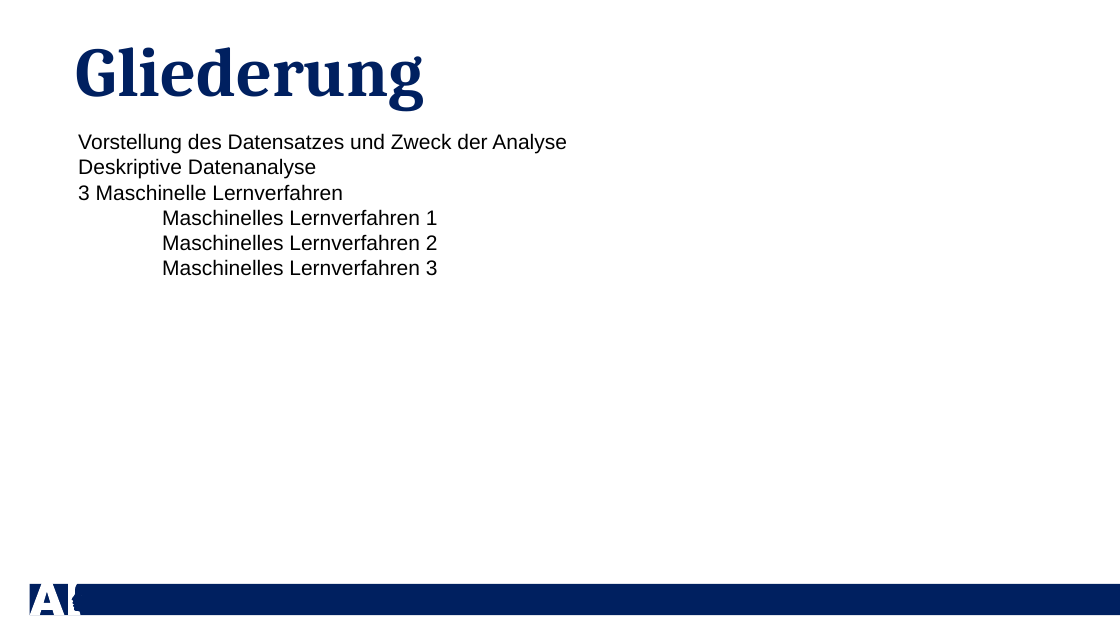
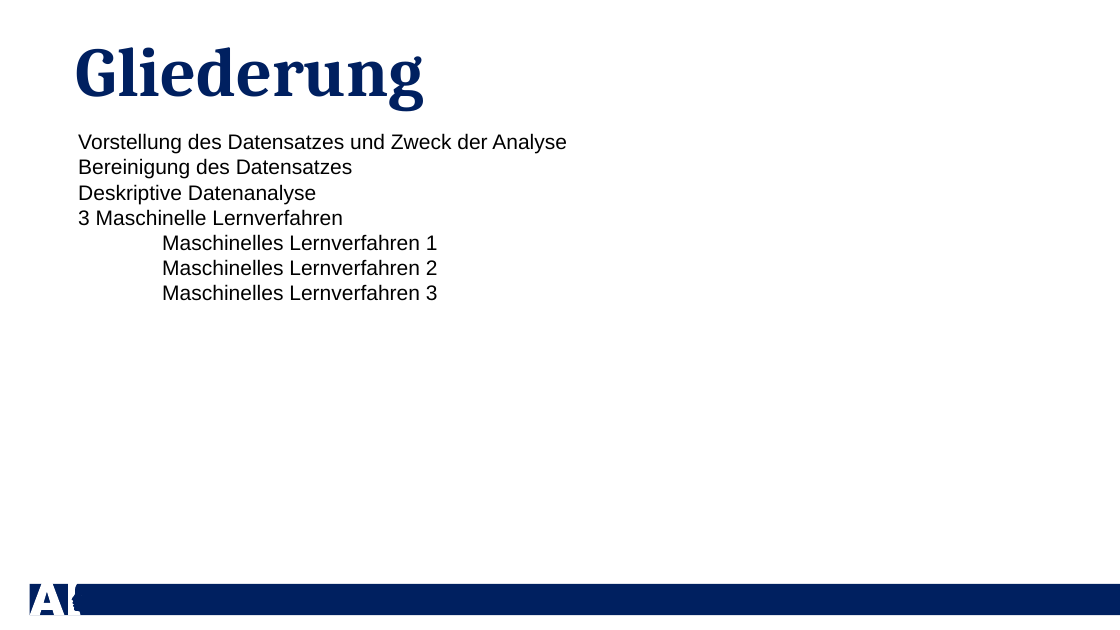
Before and after one commit to Dewin154/Projekt_Machine_Learning, a slide deck: slide 2 of Präsentation_Vorlage.pptx. Drawn at 1120x630 pixels with LibreOffice and Linux fonts; fonts in the diff are those of the drawing. Boxes give left, top, right and bottom in pixels: in the first picture for what was removed or moved away, otherwise in the second. Text is boxed around its words. In the diff, an @@ line names an element or a change of style, - is before the commit and + after.

Commit message:
Weitere Bereinigung

```diff
--- a/Präsentation_Vorlage.pptx
+++ b/Präsentation_Vorlage.pptx
@@ text at [78, 158, 353, 179]: paragraph added @@
+Bereinigung des Datensatzes
```
Also in this commit, not shown: 1 other slide changed, 1 slide added, 1 other file.
